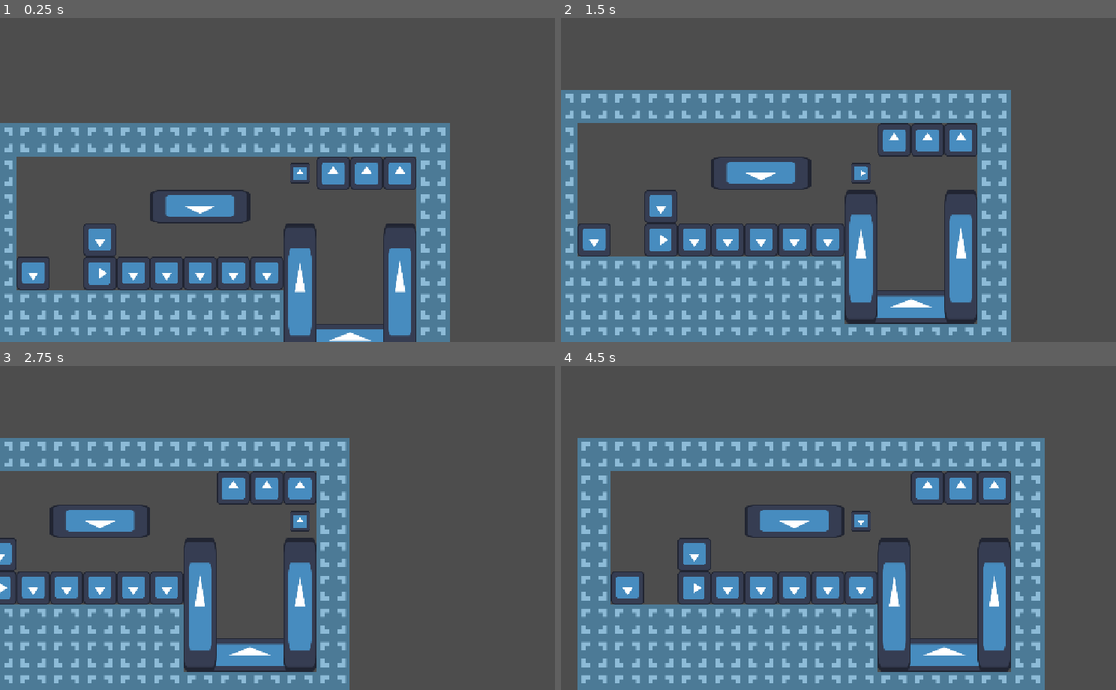
Above: before the commit, frames 1-4 (two rows, left to right).
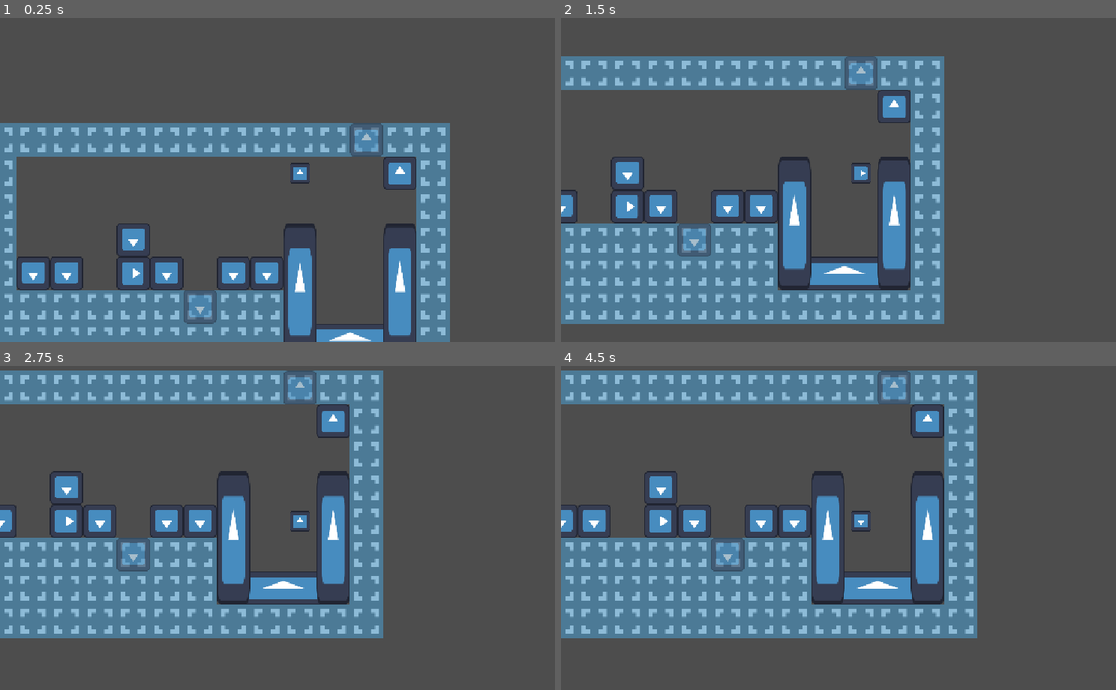
Above: after the commit, the same moments.

Repository: EfficiencySimplicity/godot-level-playground
Game: Godot game, scene res://Scenes/testing_ground.tscn
The game is run twice, just before and just after one commit, with the same random seed, the same clock (stepped at 60 frames per second) and the same inputs. The engine's default icon, where the game draws it, is replaced by a stand-in: a white triangle on a blue panel in a dark square.
Inputs:
- Up to frame 1 (0.25 s): no input
- Up to frame 2 (1.5 s): tap Enter at 0.5 s; hold Right (Right) 0.53-1.28 s; hold Up (Movement) 0.53-1.28 s; tap Space at 1.25 s; hold Down (Down) from 1.28 s (still down); tap Up (Movement) at 1.35 s
- Up to frame 3 (2.75 s): tap Enter at 2 s; release Down (Down) at 2.03 s; hold Right (Right) from 2.03 s (still down); hold Up (Movement) from 2.03 s (still down)
- Up to frame 4 (4.5 s): tap Space at 2.75, 4.25 s; release Up (Movement) at 2.78 s; tap Up (Movement) at 2.85, 4.35 s; tap Enter at 3.5 s; release Right (Right) at 3.53 s; hold Up (Movement) 3.53-4.28 s; hold Left (Left) from 3.53 s (still down)

The runs differ from the first frame. In frame 1, 4.4% of the frame differs, in the area x 8-70%, y 32-95%; in frame 2, 42%; in frame 3, 46%; in frame 4, 53%, in the area x 0-88%, y 1-100%.

Commit message:
added door gen

Diff:
--- /dev/null
+++ b/Scenes/door.tscn
@@ -0,0 +1,27 @@
+[gd_scene format=3 uid="uid://cxwm08sv1rtau"]
+
+[ext_resource type="PackedScene" uid="uid://d1mrx41hyr2ff" path="res://Scenes/item_placer.tscn" id="1_w6aom"]
+[ext_resource type="Script" uid="uid://dto4jcqcxdave" path="res://Scripts/door_placer.gd" id="2_fahql"]
+[ext_resource type="Texture2D" uid="uid://pple6fejhs41" path="res://icon.svg" id="2_p0e35"]
+
+[sub_resource type="RectangleShape2D" id="RectangleShape2D_fahql"]
+size = Vector2(192, 64)
+
+[sub_resource type="RectangleShape2D" id="RectangleShape2D_ab4ky"]
+size = Vector2(64, 128)
+
+[node name="Door" unique_id=70122258 instance=ExtResource("1_w6aom")]
+script = ExtResource("2_fahql")
+
+[node name="CollisionShape2D" parent="Placement/MustBeSolids" parent_id_path=PackedInt32Array(538475917) index="0" unique_id=2018220721]
+shape = SubResource("RectangleShape2D_fahql")
+
+[node name="CollisionShape2D" parent="Placement/MustBeEmpty" parent_id_path=PackedInt32Array(1959477447) index="0" unique_id=1239424687]
+position = Vector2(32, 64)
+shape = SubResource("RectangleShape2D_ab4ky")
+
+[node name="Sprite2D" type="Sprite2D" parent="." index="1" unique_id=653719424]
+modulate = Color(1, 1, 1, 0.5019608)
+position = Vector2(32, -32)
+scale = Vector2(0.5, 0.5)
+texture = ExtResource("2_p0e35")
--- a/Scenes/testing_ground.tscn
+++ b/Scenes/testing_ground.tscn
@@ -21,7 +21,6 @@
 [node name="TestingGround" type="Node2D" unique_id=1366896337]
 script = ExtResource("1_38jdy")
 num_rooms = 13
-room_gap = 50
 
 [node name="Floor" type="TileMapLayer" parent="." unique_id=1820883551]
 enabled = false
--- /dev/null
+++ b/Scripts/door_placer.gd
@@ -0,0 +1 @@
+class_name DoorPlacer extends ItemPlacer
--- a/Scripts/item_placer.gd
+++ b/Scripts/item_placer.gd
@@ -52,9 +52,13 @@
 
 		# Places it, accounting for all the offsets globally (using self),
 		# and fills in the maps by reference
-		var test_dest = map_stack.layers["Solids"].copy()
-		stack.layers["Solids"].old_layer.place_on(test_dest, stack.get_match_position(pos, stack.layers["Solids"]))
-		if test_dest.is_whole():
+		# https://www.reddit.com/r/godot/comments/cgw8w8/how_to_check_if_a_key_exists_in_a_dictionary_in/
+		if stack.layers.has("Solids"):
+			var test_dest = map_stack.layers["Solids"].copy()
+			stack.layers["Solids"].old_layer.place_on(test_dest, stack.get_match_position(pos, stack.layers["Solids"]))
+			if test_dest.is_whole():
+				return pos
+		else:
 			return pos
 
 	return null
--- a/Scripts/level_generator.gd
+++ b/Scripts/level_generator.gd
@@ -1,8 +1,11 @@
 extends Node2D
 
+@export var num_rooms: int = 16
+@export var room_gap: int = 50
+@export var doors_per_room: int = 2
+
 @onready var room_generator = preload("res://Scenes/room_generator.tscn")
-@export var num_rooms: int
-@export var room_gap: int
+@onready var door = preload("res://Scenes/door.tscn")
 
 func _ready():
 	var grid_width = int(floor(sqrt(num_rooms)))
@@ -20,4 +23,10 @@
 
 		rooms.append(room)
 
-	rooms.map(func(x): x.generate())
+	rooms.map(func(x): x.generate_room_shape())
+	rooms.map(func(x): x.stamp_room_shape())
+	rooms.map(func(x):
+		for i in doors_per_room:
+			x.place_element(door.instantiate())
+	)
+	rooms.map(func(x): x.generate_items())
--- a/Scripts/room_generator.gd
+++ b/Scripts/room_generator.gd
@@ -2,6 +2,8 @@
 
 @export var elements: ElementSet
 @export var gen_on_ready: bool = false
+
+var stack: MapLayerStack
 
 func create_rect(min_size: Vector2i = Vector2i(4, 4), max_size: Vector2i = Vector2i(16, 16)) -> RectangleShape2D:
 	var rect = RectangleShape2D.new()
@@ -50,9 +52,9 @@
 
 	return new_room
 
-func place_element(element: ItemPlacer, map_stack: MapLayerStack):
+func place_element(element: ItemPlacer):
 	# creates the PlacementStack
-	element.attempt_place(self, map_stack)
+	element.attempt_place(self, stack)
 
 func get_solids_layer() -> MapLayer:
 	# TODO: there must be a way to set the fill of the area2d...
@@ -63,16 +65,14 @@
 
 	return solids_layer
 
-func get_map_stack() -> MapLayerStack:
+func get_map_stack():
 	var solids_layer = get_solids_layer()
 
 	var must_be_empty_layer = MapLayer.new(solids_layer.size)
 
-	var stack = MapLayerStack.from_layer_dict({"Solids": solids_layer, "MustBeEmpty": must_be_empty_layer})
+	stack = MapLayerStack.from_layer_dict({"Solids": solids_layer, "MustBeEmpty": must_be_empty_layer})
 
-	return stack
-
-func generate_room():
+func generate_room_shape():
 	var shape = create_collision_shape(create_rect(Vector2i(4, 4), Vector2i(8, 8)))
 	print("I created a collision shape with shape ", shape.shape.size)
 	var shape_2 = extend_room(shape, Vector2i(4, 4), Vector2i(8, 8))
@@ -82,18 +82,22 @@
 	add_shape(shape_2)
 	print("I added the second shape; giving it size ", shape_2.shape.size)
 
-func generate():
-	generate_room()
+	get_map_stack()
 
-	var stack = get_map_stack()
-
+func stamp_room_shape():
 	var solids = get_solids_layer()
 
 	solids.stamp_on_tilemap(get_parent().find_child("Floor"), 0, Vector2i(-1, -1), Vector2i(0, 0))
 	solids.stamp_on_tilemap(get_parent().find_child("Walls"), 0, Vector2i(1, 0), Vector2i(-1, -1))
 
+func generate_items():
 	for i in 25:
-		place_element(elements.get_element(), stack)
+		place_element(elements.get_element())
+
+func generate():
+	generate_room_shape()
+	stamp_room_shape()
+	generate_items()
 
 func _ready():
 	if gen_on_ready:
Not shown, added: Scripts/door_placer.gd.uid
Not shown, added: TODO.txt
